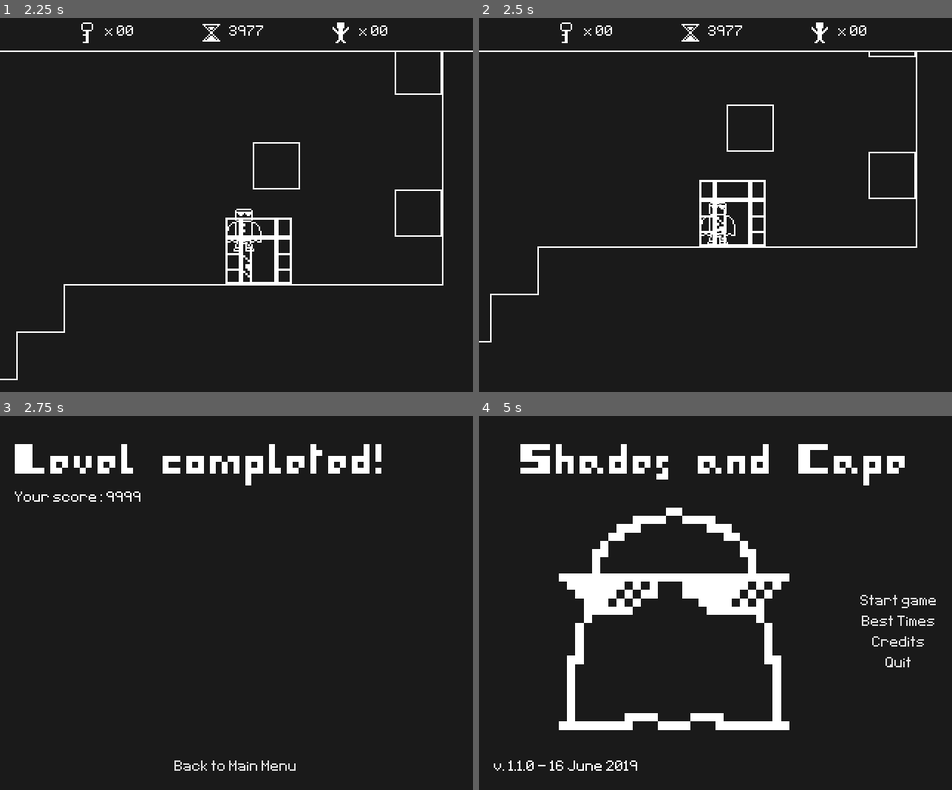
Above: before the commit, frames 1-4 (two rows, left to right).
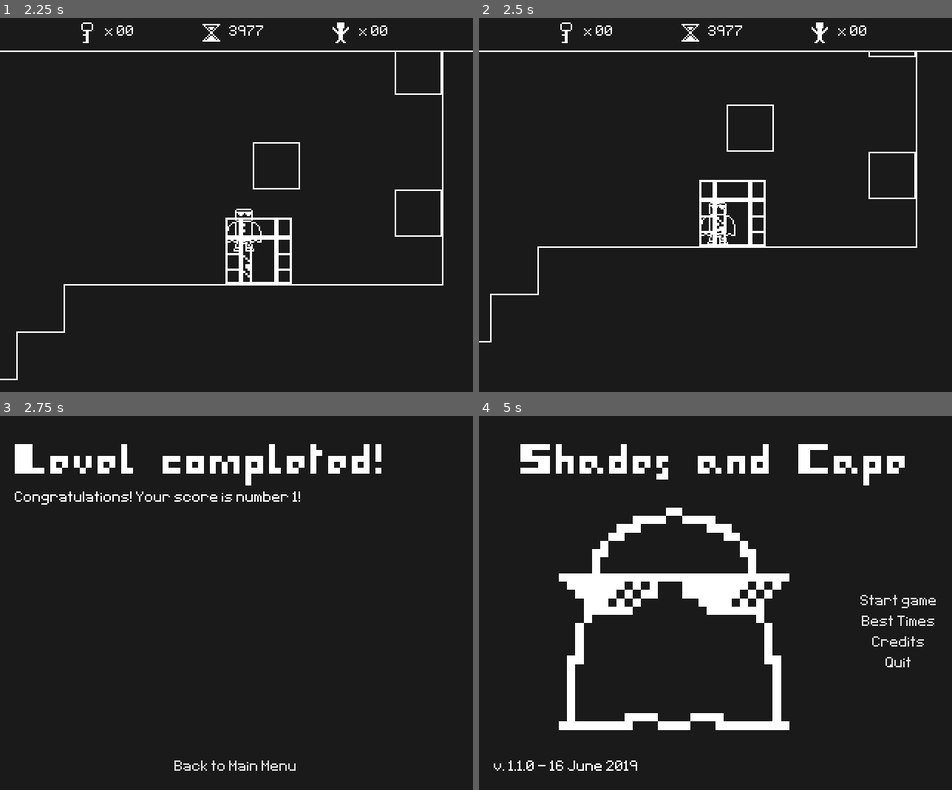
Above: after the commit, the same moments.

Repository: Kiel97/bialjam2019
Game: Godot game, scene res://Menu/MainMenu.tscn
The game is run twice, just before and just after one commit, with the same random seed, the same clock (stepped at 60 frames per second) and the same inputs. Sound files missing from this copy of the repository are replaced by a short silence.
Inputs:
- Up to frame 1 (2.25 s): click "Start game" at 0.5 s; hold Right (move_right) from 1.28 s (still down); tap Up (jump) at 1.52 s
- Up to frame 2 (2.5 s): keep holding Right (move_right); tap Up (jump) at 2.27 s
- Up to frame 3 (2.75 s): keep holding Right (move_right)
- Up to frame 4 (5 s): release Right (move_right) at 2.78 s; hold Left (move_left) 2.78-3.53 s; tap Enter at 3.5 s; hold Right (move_right) 3.53-4.25 s; tap Up (jump) at 3.77 s; click "Back to Main Menu" at 4.25 s

Frames 1-2 are identical in both runs. In frame 3, 0.5% of the frame differs, in the area x 3-64%, y 20-24%; in frame 4, nothing differs.

Commit message:
Added working updating and saving highscore system

Diff:
--- a/Bialjam2019/HighscoreManager.gd
+++ b/Bialjam2019/HighscoreManager.gd
@@ -2,8 +2,11 @@
 
 const NAME_IDX = 0
 const SCORE_IDX = 1
+const SCORES_IN_TOP = 10
 
 var highscores_path := "user://highscores.txt"
+
+var new_score : int
 
 func _ready() -> void:
 	pass
@@ -27,3 +30,29 @@
 	f.close()
 
 	return scores
+
+func insert_new_highscore() -> int:
+	var scores : Array = load_highscores_from_file()
+	var i = 0
+
+	while i < SCORES_IN_TOP:
+		if len(scores) == 0 or new_score > scores[i][SCORE_IDX]:
+			scores.insert(i, ["Player", new_score])
+
+			if len(scores) > SCORES_IN_TOP:
+				scores.remove(SCORES_IN_TOP)
+
+			save_highscores_to_file(scores)
+			break
+		i += 1
+
+	return i
+
+func save_highscores_to_file(scores : Array) -> void:
+	var f := File.new()
+	f.open(highscores_path, File.WRITE)
+
+	for score in scores:
+		f.store_line(score[0] + " " + str(score[1]))
+
+	f.close()
--- a/Bialjam2019/Levels/Level_example.gd
+++ b/Bialjam2019/Levels/Level_example.gd
@@ -39,6 +39,7 @@
 	get_tree().reload_current_scene()
 
 func _on_Hero_won(score : int) -> void:
+	HighscoreManager.new_score = score
 	get_tree().change_scene("res://Menu/LevelSummary.tscn")
 
 func _on_Level_tree_entered() -> void:
--- a/Bialjam2019/Menu/LevelSummary.gd
+++ b/Bialjam2019/Menu/LevelSummary.gd
@@ -1,9 +1,12 @@
 extends CanvasLayer
+
+const IN_TOP_MESSAGE : String = "Congratulations! Your score is number %d!"
+const OUT_TOP_MESSAGE : String = "Sorry! Your score is out of best times."
 
 onready var score_label : Label = $PanelContainer/MarginContainer/VBoxContainer/Score
 
 func _ready() -> void:
-	pass
+	update_score_label()
 
 func _on_Button_pressed() -> void:
 	$SelectSound.play()
@@ -14,5 +17,12 @@
 	if event.is_action_pressed("escape"):
 		go_to_main_menu()
 
+func update_score_label() -> void:
+	var achieved_rank = HighscoreManager.insert_new_highscore()
+	if achieved_rank < HighscoreManager.SCORES_IN_TOP:
+		score_label.text = IN_TOP_MESSAGE % [achieved_rank + 1]
+	else:
+		score_label.text = OUT_TOP_MESSAGE
+
 func go_to_main_menu() -> void:
 	get_tree().change_scene("res://Menu/MainMenu.tscn")
